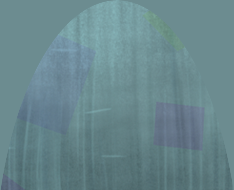
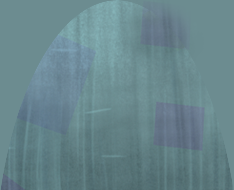
Two versions of the same layered image (234×190). Layer-by-layer changes:
painted on "Layer 1" over [113, 1, 194, 72]
